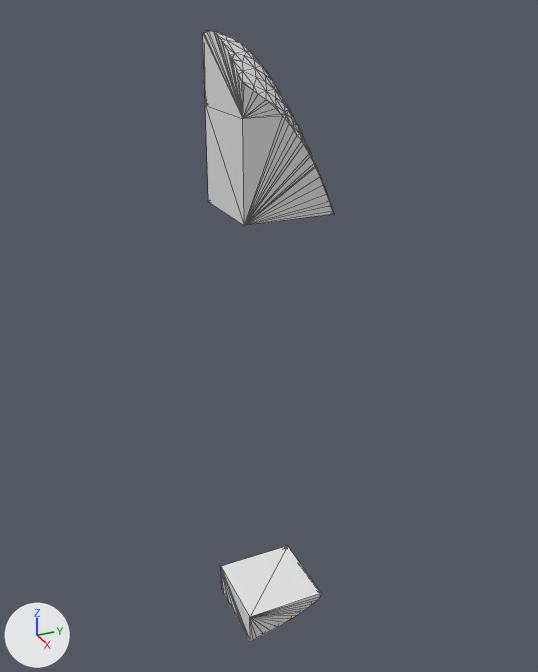
An edit to the glTF model assets/terrain/surface_pieces/surf_16_2.glb, drawn before and after from the same camera.
The view is the same before and after, from a 50 mm lens placed at (7.33, 81.76, -14.91), pointed at (-28.18, 97.75, -32.67). Every picture has the same lights, and +X, +Y and +Z are marked at lower left. The picture after the commit comes second. Mesh edges are drawn as thin lines. Where no turn or scale is listed for an object, it has been applied to the vertices.

Objects in the first picture: 'layer_0', 'layer_1', 'layer_7'.
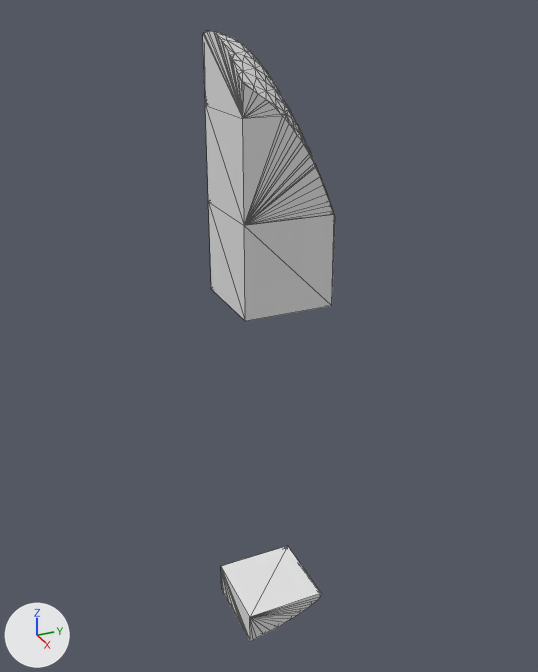
Boxes (x1, y1, x2, y2) around the edits, measured in the pictures (538 x 672 px):
'layer_2', added: after (208, 202, 335, 321)

Patch to the scene script:
```diff
--- a/assets/terrain/surface_pieces/surf_16_2.glb.py
+++ b/assets/terrain/surface_pieces/surf_16_2.glb.py
@@ me_layer_2 @@
+me_layer_2.from_pydata([(-30.0, 100.0, -30.0), (-30.0, 95.0, -30.0), (-30.0, 100.0, -25.0), (-30.0, 95.0, -25.0), (-25.0, 100.0, -30.0), (-25.0, 95.0, -30.0), (-25.17, 100.0, -25.0), (-25.0, 100.0, -25.19), (-25.07, 99.96, -25.0), (-25.0, 99.93, -25.03), (-25.0, 99.92, -25.0), (-25.0, 95.0, -25.0)], [], [(1, 2, 0), (3, 1, 5), (0, 2, 6), (2, 1, 3), (7, 4, 0), (5, 4, 11), (7, 0, 6), (7, 9, 4), (9, 10, 4), (4, 10, 11), (9, 6, 8), (7, 6, 9), (9, 8, 10), (3, 5, 11), (1, 0, 4), (2, 3, 11), (5, 1, 4), (6, 2, 11), (11, 8, 6), (11, 10, 8)])
@@ ob_layer_2 @@
+ob_layer_2 = bpy.data.objects.new('layer_2', me_layer_2)
+ob_layer_2.location = (0.0, 0.0, 0.0)
```
